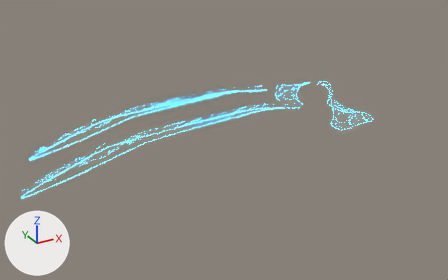
The Blender file Assets/VirtualWearable/Models/VirtualWearableIe.blend, before and after one commit.
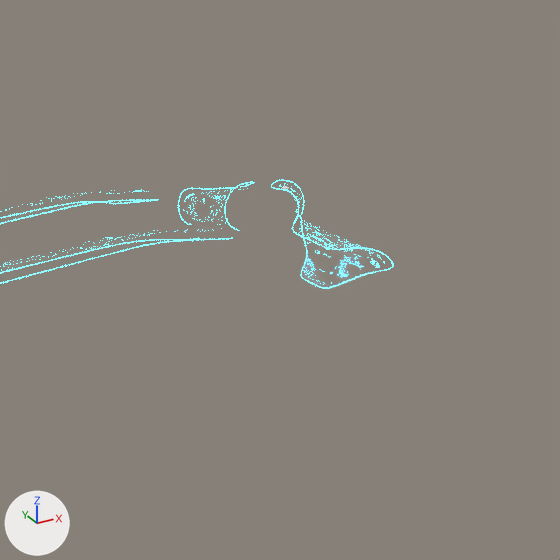
Each version is shown whole from a 50 mm lens placed at (-69.7, -89.6, 42.0), pointed at (-24.4, -7.3, 0.9), then close up on the part from 44% to 100% of the width and 0% to 90% of the height. The lights are fixed; the arrows at lower left show +X, +Y and +Z.

The first close-up shows 'ArmUI', 'FirstHandWingUI', 'PalmUI'.
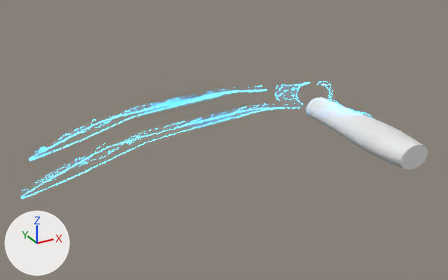
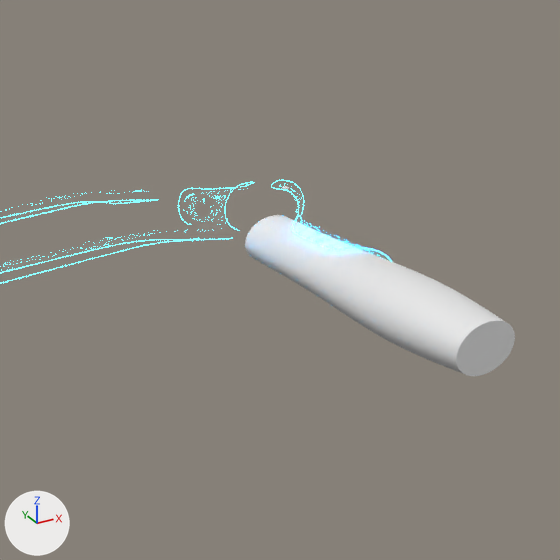
Boxes [x1, y1, x2, y2] around the edits, measured in the close-ups (560 x 560 px):
'Arm', shown: after [245, 215, 515, 376]
'ArmUI', unchanged, covered by the edit: before [296, 220, 385, 284]; after [296, 220, 382, 258]

Diff of the bpy script that builds the scene:
```diff
--- a/Assets/VirtualWearable/Models/VirtualWearableIe.blend.py
+++ b/Assets/VirtualWearable/Models/VirtualWearableIe.blend.py
@@ ob_arm @@
 _m = ob_arm.modifiers.new('Subdivision', 'SUBSURF')
-ob_arm.hide_set(True)
```
